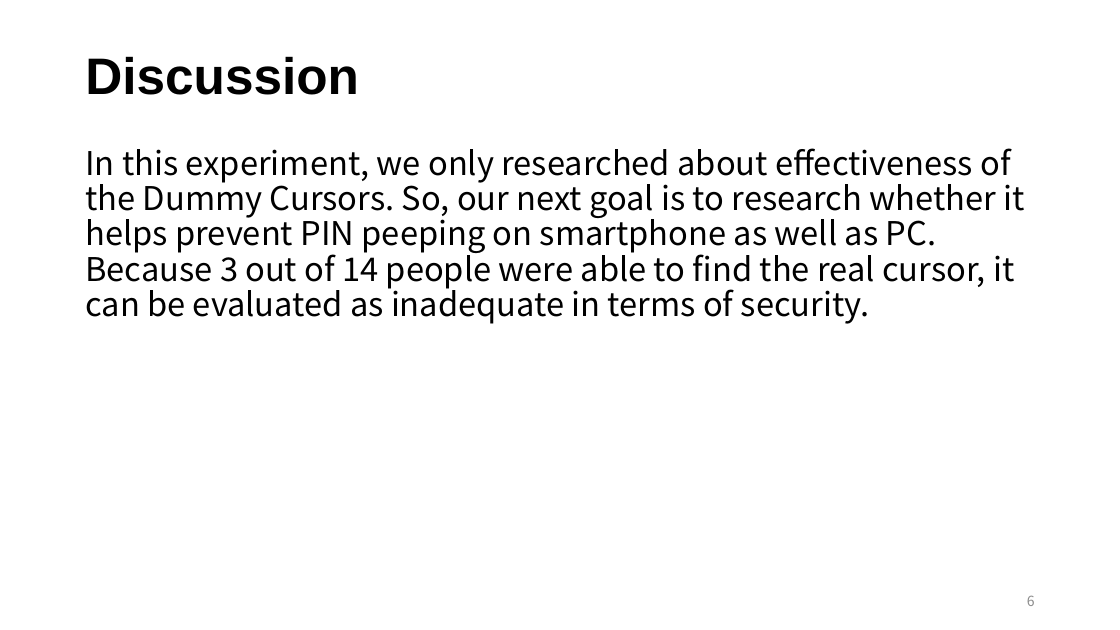
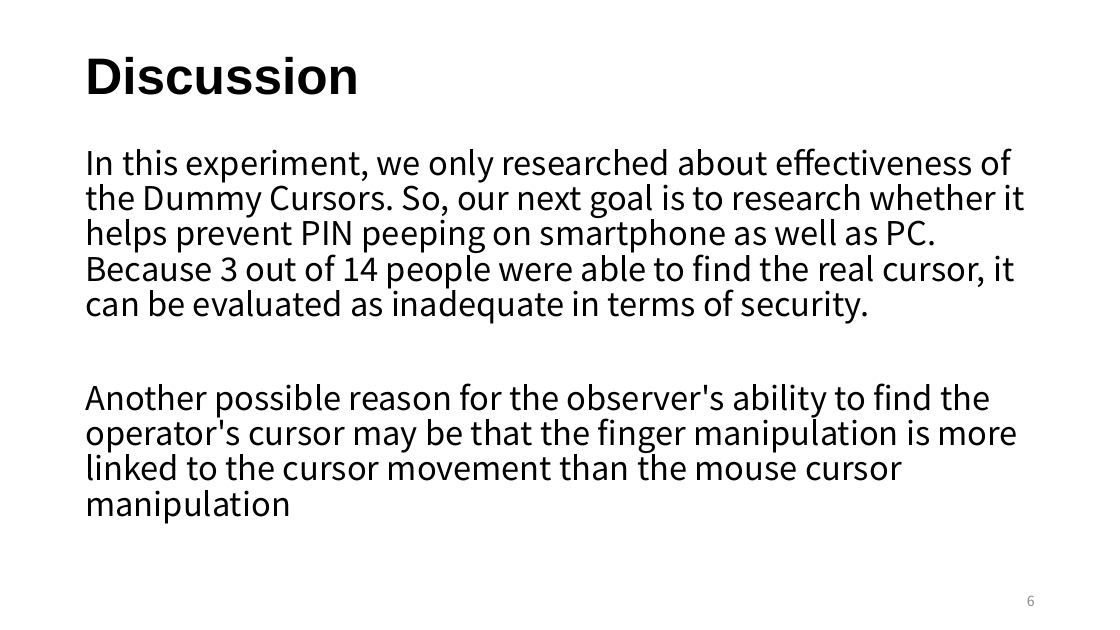
Before and after one commit to reimiogi/EnglishReport, a slide deck: slide 7 of english_mid.pptx. Drawn at 1120x630 pixels with LibreOffice and Linux fonts; fonts in the diff are those of the drawing. Boxes give left, top, right and bottom in pixels: in the first picture for what was removed or moved away, otherwise in the second. Text is boxed around its words. In the diff, an @@ line names an element or a change of style, - is before the commit and + after.

Commit message:
update

```diff
--- a/english_mid.pptx
+++ b/english_mid.pptx
@@ text at bbox=[85, 383, 1018, 524]: paragraph added @@
+Another possible reason for the observer's ability to find the operator's cursor may be that the finger manipulation is more linked to the cursor movement than the mouse cursor manipulation
```
Also in this commit, not shown: 1 other slide changed, 2 slides added, 1 slide removed.
